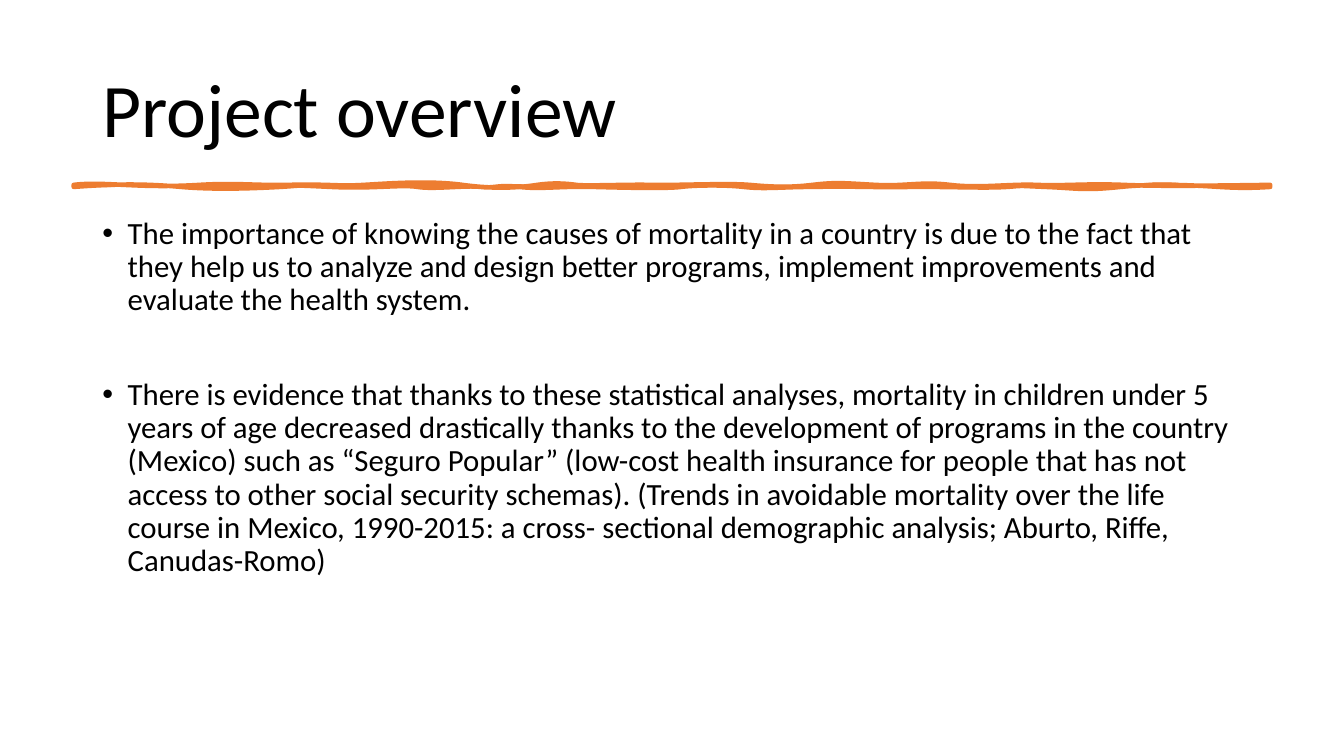
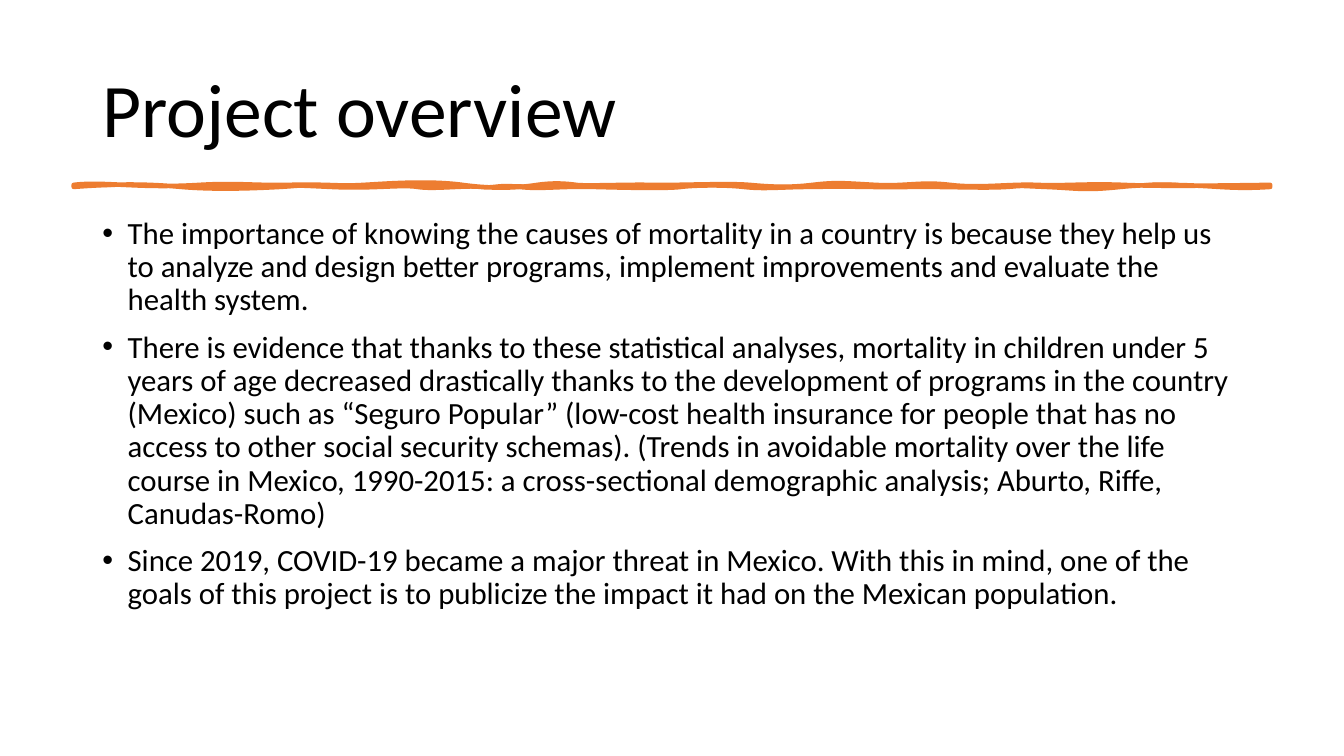
Before and after one commit to VanessaGuzman12/Project2, a slide deck: slide 2 of Mortality causes in Mexico.pptx. Drawn at 1344x756 pixels with LibreOffice and Linux fonts; fonts in the diff are those of the drawing. Boxes give left, top, right and bottom in pixels: in the first picture for what was removed or moved away, otherwise in the second. Text is boxed around its words. In the diff, an @@ line names an element or a change of style, - is before the commit and + after.

```diff
--- a/Mortality causes in Mexico.pptx
+++ b/Mortality causes in Mexico.pptx
@@ text at <box>128,222,1228,610</box>: text changed @@
-• The importance of knowing the causes of mortality in a country is due to the fact that they help us to analyze and design better programs, implement improvements and evaluate the health system.
-• There is evidence that thanks to these statistical analyses, mortality in children under 5 years of age decreased drastically thanks to the development of programs in the country (Mexico) such as “Seguro Popular” (low-cost health insurance for people that has not access to other social security schemas). (Trends in avoidable mortality over the life course in Mexico, 1990-2015: a cross- sectional demographic analysis; Aburto, Riffe, Canudas-Romo)
+• The importance of knowing the causes of mortality in a country is because they help us to analyze and design better programs, implement improvements and evaluate the health system.
+• There is evidence that thanks to these statistical analyses, mortality in children under 5 years of age decreased drastically thanks to the development of programs in the country (Mexico) such as “Seguro Popular” (low-cost health insurance for people that has no access to other social security schemas). (Trends in avoidable mortality over the life course in Mexico, 1990-2015: a cross-sectional demographic analysis; Aburto, Riffe, Canudas-Romo)
+• Since 2019, COVID-19 became a major threat in Mexico. With this in mind, one of the goals of this project is to publicize the impact it had on the Mexican population.
```
Also in this commit, not shown: 2 other slides changed, 3 other files.
